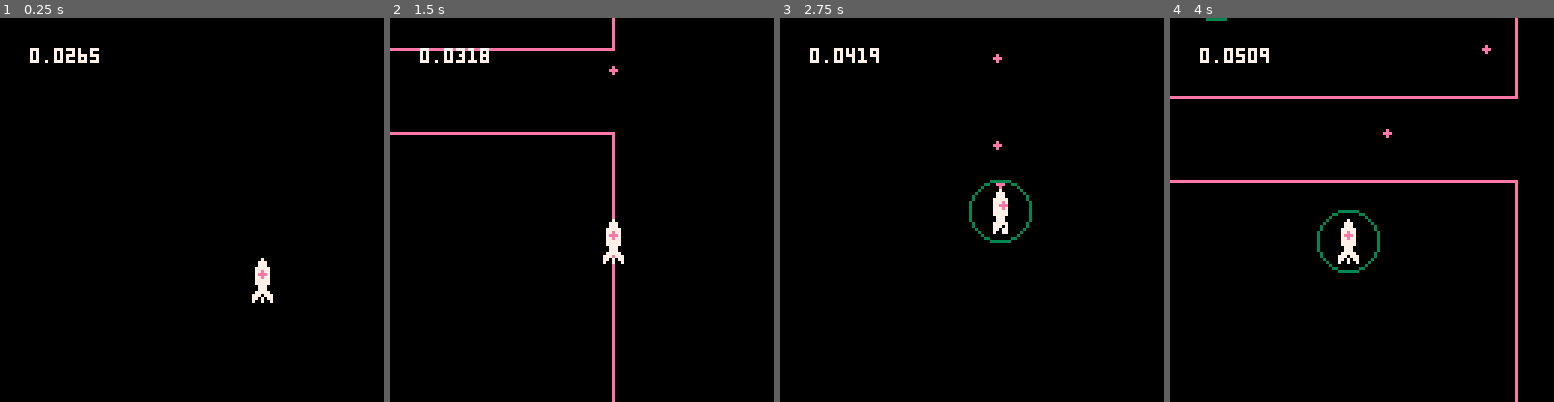
Above: before the commit, frames 1-4 (left to right).
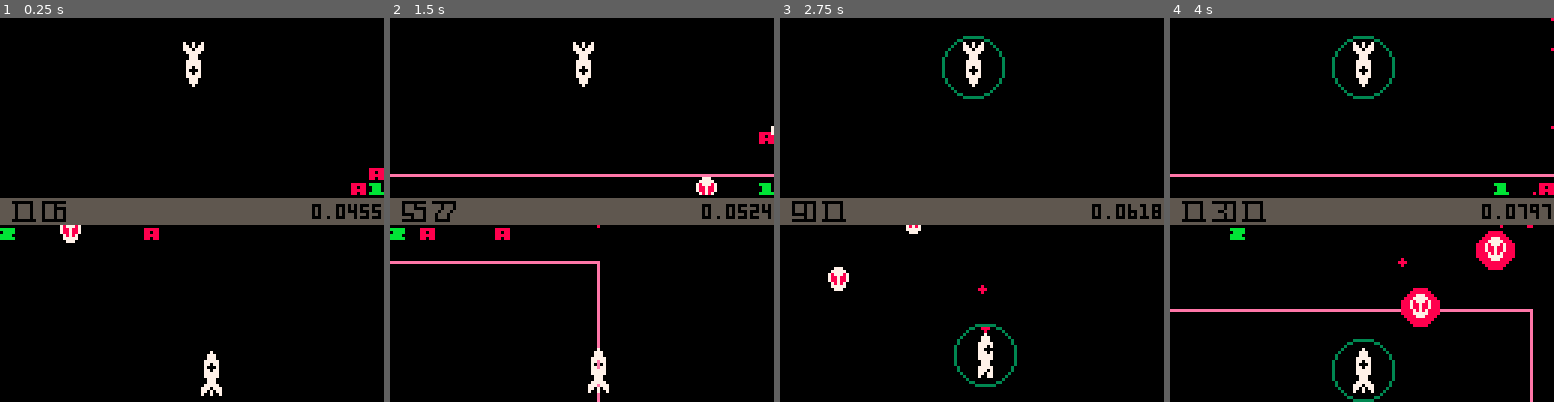
Above: after the commit, the same moments.

Repository: catnipped/friendlyfire
Game: PICO-8 cartridge friendlyfire.p8
Same seed, same stepped clock (60 frames per second), same inputs: the game is played once before the commit and once after it.
Inputs:
- Up to frame 1 (0.25 s): no input
- Up to frame 2 (1.5 s): tap O (Z key) at 0.7 s
- Up to frame 3 (2.75 s): hold Right 1.6-2.1 s; tap O (Z key) at 1.7, 2.1, 2.5 s; hold Up 2.15-2.42 s; hold Right from 2.47 s (still down)
- Up to frame 4 (4 s): tap O (Z key) at 2.9, 3.3, 3.7 s; release Right at 3.03 s; hold Left 3.08-3.58 s; hold Down 3.63-3.97 s

The runs differ from the first frame. In frame 1, 8.5% of the frame differs, in the area x 0-100%, y 6-99%; in frame 2, 11%; in frame 3, 8.8%; in frame 4, 14%, in the area x 0-100%, y 0-100%.

Commit message:
enemy spawn

Diff:
--- a/friendlyfire.p8
+++ b/friendlyfire.p8
@@ -18,25 +18,60 @@
 	}
 	const = protect(const)
 	state = {
+		score = 0,
 		players = {
-			{ id = 1, x = 100, y = 100, rad = 4 , vx = 0, vy = 0, projdir = const.vector.up, cooldown = -1, rateoffire = {0,0.2} },
-			{ id = 2, x = 0, y = 0, rad = 4, vx = 0, vy = 0, projdir = const.vector.down, cooldown = -1, rateoffire = {0,1} }
+			{ id = 1,
+				x = 100,
+				y = 100,
+				rad = 4 ,
+				vx = 0,
+				vy = 0,
+				cam = {
+					x = 0,
+					y = 0
+				},
+				projdir = const.vector.up,
+				cooldown = -1,
+				rateoffire = {0,0.2}
+			},
+			{ id = 2,
+				x = 0,
+				y = 0,
+				rad = 4,
+				vx = 0,
+				vy = 0,
+				cam = {
+					x = 0,
+					y = 0
+				},
+				projdir = const.vector.down,
+				cooldown = -1,
+				rateoffire = {0,0.2}
+			}
 		},
 		enemies = {},
 		projectiles = {},
-		cam = {
-			x = 0,
-			y = 0
-		},
 		time = 0
 	}
 	printh("init")
+	state.enemies[1] = spawnEnemy({64,64})
+	state.enemies[2] = spawnEnemy({89,45})
 end
 
 function pythagoras(ax,ay,bx,by)
   local px = bx-ax
   local py = by-ay
   return sqrt(px*px + py*py)
+end
+
+function vector_normalize(vector)
+		local lvector = {0,0}
+		local len = sqrt(vector[1] * vector[1] + vector[2] * vector[2])
+    if len ~= 0 and len ~= 1 then
+        lvector[1] = vector[1] / len
+        lvector[2] = vector[2] / len
+    end
+		return lvector
 end
 
 function every(duration,offset,period)
@@ -104,11 +139,11 @@
 	local lstate = state
 	local events = {}
 	lstate.players = updatePlayers(lstate.players, lstate.time, events)
+	lstate.enemies = updateEnemies(lstate.enemies, lstate.time, events)
 	lstate.projectiles = updateProjectiles(lstate.projectiles, events, lstate.players, lstate.enemies)
-	lstate.cam = updateCam(lstate.cam, lstate.players[1])
-	camera(lstate.cam.x-64,lstate.cam.y-64)
 	lstate = updateEvents(lstate,events)
 	lstate.time += 1/60
+	if every(10) then lstate.score += flr(rnd(10)) end
 	state = lstate
 	events = {}
 end
@@ -143,6 +178,7 @@
 		if lp.y < (lbounds.y) then lp.vy += 0.15 end
 		lp.vy = mid(lp.vy, -4, 4)
 		lp.vx = mid(lp.vx, -4, 4)
+		lp.cam = updateCam(lp)
 		return lp
 	end)
 	return lps
@@ -170,6 +206,36 @@
 	return proj
 end
 
+function spawnEnemy(pos)
+	local enemy = {
+		id = "alien",
+		x = pos[1],
+		y =  pos[2],
+		rad = 6,
+		vector = {0,0},
+		velocity = 1.2,
+		movement = function(enemy,time)
+			enemy.vector = {sin(time%1),sin(time%1)}
+		end,
+		gfx = function(enemy)
+			if every(20) then circfill(enemy.x,enemy.y,enemy.rad,8) end
+			spr(6,enemy.x-3,enemy.y-4)
+		end
+	}
+
+	return enemy
+end
+
+function updateEnemies(e, time, events)
+	local les = e
+	les = funmap(les, function(le)
+		le.x += le.vector[1] * le.velocity
+		le.y += le.vector[2] * le.velocity
+		le.movement(le,time)
+		return le
+	end)
+	return les
+end
 
 function updateProjectiles(projs, events, players, enemies)
 	local lprojs = projs
@@ -184,16 +250,16 @@
 			return lproj
 		end)
 		each(lprojs, function (i)
-			if outOfBounds(i) then del(lprojs,i) end
+			if outOfBounds(i,const.limits) then del(lprojs,i) end
 		end)
 		while #lprojs > 100 do del(lprojs,lprojs[1]) end
 	end
 	return lprojs
 end
 
-function outOfBounds(object)
-	if object.x > const.limits.x2 or object.x < const.limits.x1 or
-	object.y > const.limits.y2 or object.y < const.limits.y1 then
+function outOfBounds(object,limits)
+	if object.x > limits.x2 or object.x < limits.x1 or
+	object.y > limits.y2 or object.y < limits.y1 then
 		return true
 	else
 		return false
@@ -224,12 +290,11 @@
 	end
 end
 
-function updateCam(cam, p)
-	local lcam = cam
-	local lp = p
-	local lbounds = const.bounds[lp.id]
-	lcam.x = flr(lerp(lcam.x,lp.x,0.1))
-	lcam.y = flr(lerp(lcam.y,lp.y,0.1))
+function updateCam(p)
+	local lcam = p.cam
+	local lbounds = const.bounds[p.id]
+	lcam.x = flr(lerp(lcam.x,p.x,0.2))
+	lcam.y = flr(lerp(lcam.y,p.y,0.2))
 	return lcam
 end
 
@@ -248,22 +313,58 @@
 
 -->8
 function _draw()
-	if every(5,5) or every(6,10) then cls() end
+	cls()
+	draw_player(state.players[2],0,59,-16)
+	draw_player(state.players[1],69,128,-112)
+	clip()
+	camera(0,0)
+	rectfill(0,60,128,68,5)
+	pal(7,0)
+	drawScore("" .. state.score ,4,60)
+	pal()
+	print(stat(1), 104 , 62 , 0)
+end
+
+function draw_player(p,y1,y2,yoffset)
+	clip(0,y1,128,y2)
+	camera(p.cam.x-64,p.cam.y+yoffset)
 	pal()
 	local lbounds = const.bounds
-	for box in all(lbounds) do
-		if every(30,0,3) then rect(box.x,box.y,box.x+box.w,box.y+box.h,11) end
-		if every(30,3,5) then rect(box.x,box.y,box.x+box.w,box.y+box.h,14) end
-	end
-		if every(3) then pal(7,14) end
-		if every(3,1) then pal(7,11) end
+	local cambounds = {x1 = p.cam.x-64, x2 = p.cam.x+64, y1 = p.cam.y+y1+yoffset, y2 = p.cam.y+y2+yoffset}
+	local box = const.bounds[p.id]
+	if every(30,0,3) then rect(box.x,box.y,box.x+box.w,box.y+box.h,11) end
+	if every(30,3,5) then rect(box.x,box.y,box.x+box.w,box.y+box.h,14) end
+
+	for enemy in all(state.enemies) do
+		if outOfBounds(enemy,cambounds) then
+			local x = mid((enemy.x),p.cam.x-64,p.cam.x+59)
+			local y = mid((enemy.y),p.cam.y+y1+yoffset+1,p.cam.y+y2+yoffset-4)
+			if every(60,0,40) then spr(14,x,y) end
+		end
+		enemy.gfx(enemy)
+	end
+
+	if every(3,0,2) then pal(7,8) end
 	for proj in all(state.projectiles) do
-		spr(16,proj.x-proj.rad,proj.y-proj.rad)
-	end
+
+		if outOfBounds(proj,cambounds) then
+			local x = mid((proj.x),p.cam.x-64,p.cam.x+63)
+		 	local y = mid((proj.y),p.cam.y+y1+yoffset,p.cam.y+y2+yoffset-1)
+			 if every(30) then circfill(x,y,0,8) end
+		else
+			spr(16,proj.x-proj.rad,proj.y-proj.rad)
+		end
+	end
+
 	pal()
-	for p in all(state.players) do
-		local lp = p
+	for p2 in all(state.players) do
+		local lp = p2
 		local flipy = false
+		if lp != p then
+			local x = mid((lp.x),p.cam.x-64,p.cam.x+59)
+			local y = mid((lp.y),p.cam.y+y1+yoffset+1,p.cam.y+y2+yoffset-4)
+			if every(60,0,40) then spr(11+lp.id,x,y) end
+		end
 		if every(4,0,2) then circ(lp.x,lp.y,10,3) end
 		if lp.id == 2 then flipy = true end
 		if btn(0,lp.id-1) then
@@ -274,23 +375,36 @@
 			spr(1,lp.x-3,lp.y-8,1,2,false,flipy)
 		end
 	end
-	print(stat(1), state.cam.x -54 , state.cam.y - 54 , 7)
-end
-…(18 lines of a section not shown)…
+end
+
+function drawScore (score, x, y)
+ for n = 1,#score do
+    local nr = 0 .. sub(score, n,n)
+    spr(32+nr,((n-1)*10)+x,y)
+	end
+end
+…(25 lines of a section not shown)…
Not shown, added: 1124.9973.p8l
Not shown, added: 1143.9973.p8l
Not shown, added: 1364.9966.p8l
Not shown, added: 1383.9966.p8l
Not shown, added: 1604.996.p8l
Not shown, added: 1623.996.p8l
Not shown, added: 164.9997.p8l
Not shown, added: 183.9997.p8l
Not shown, added: 1844.9954.p8l
Not shown, added: 1863.9954.p8l
Not shown, added: 2084.9948.p8l
Not shown, added: 2103.9948.p8l
(and 53 more such lines)
